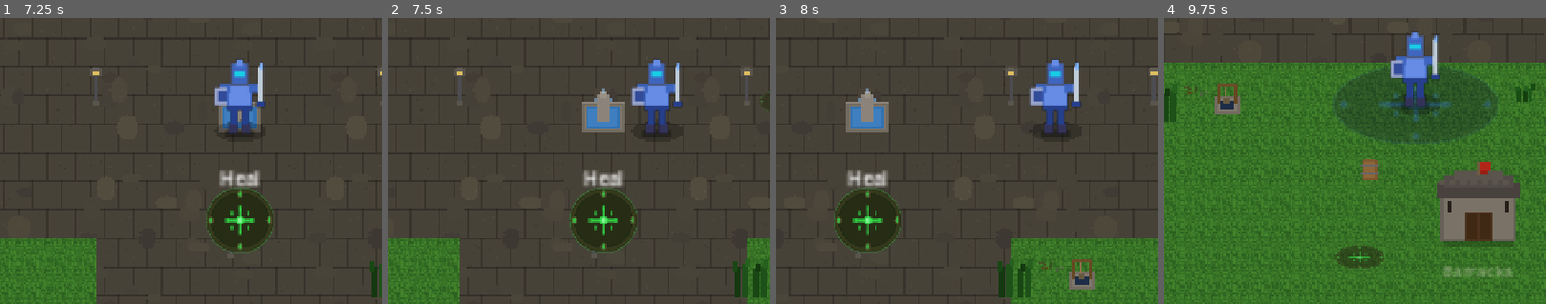
Above: before the commit, frames 1-4 (left to right).
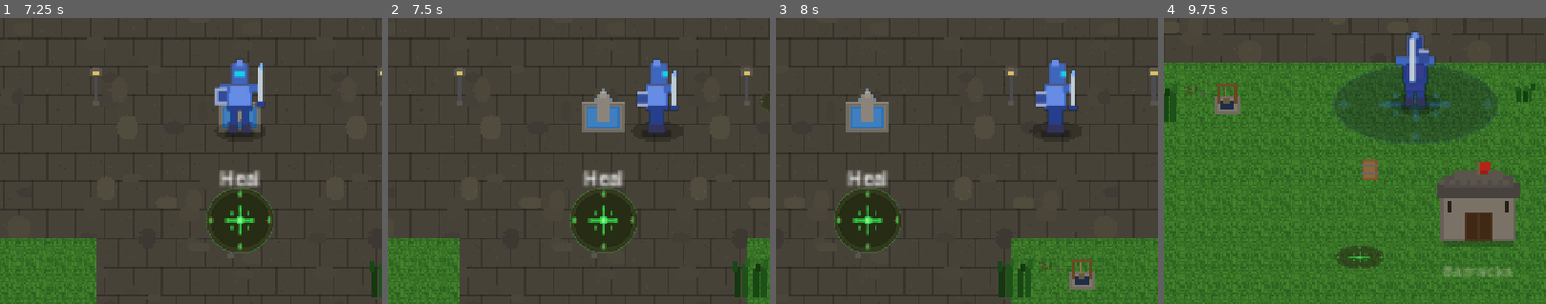
Above: after the commit, the same moments.

Repository: slxny/legends-open-rpg
Game: Godot game, scene res://scenes/main.tscn
Two runs of this game, one before a commit and one after it. Both use one fixed random seed, a clock stepped at 60 frames per second and the inputs below.
Inputs (mouse positions are % of the whole screen's width and height, from its top left):
- Up to frame 1 (7.25 s): click "SELECT" at 0.5 s; click "Q Cleave" at 1.25 s; click "E Shield Wall" at 2 s; click "1 Potion" at 2.75 s; click "2 Potion" at 3.5 s; click "3 Potion" at 4.25 s; click "I Items" at 5 s; click "F5 Save" at 5.75 s; click "F9 Load" at 6.5 s
- Up to frame 2 (7.5 s): move the mouse to (72, 45) at 7.27 s; hold D (move_right) from 7.28 s (still down); hold Q (ability_1) from 7.28 s (still down); click (72, 45) at 7.42 s
- Up to frame 3 (8 s): keep holding D (move_right); keep holding Q (ability_1)
- Up to frame 4 (9.75 s): move the mouse to (30, 55) at 8.02 s; release D (move_right) at 8.03 s; release Q (ability_1) at 8.03 s; hold S (move_down) 8.03-8.78 s; tap E (ability_2) at 8.1 s; click (30, 55) at 8.17 s; move the mouse to (60, 28) at 8.77 s; hold D (move_right) 8.78-9.53 s; tap F (interact) at 8.85 s; click (60, 28) at 8.92 s; move the mouse to (45, 70) at 9.52 s; hold W (move_up) from 9.53 s (still down); tap 1 at 9.6 s; click (45, 70) at 9.67 s
The pictures show only the part of the screen within x 19-69%, y 30-80%; the shares and areas given below are measured in that part.

Frame 1 is identical in both runs. In frame 2, 1.1% of the frame differs, in the area x 63-78%, y 15-40%; in frame 3, 1.1%; in frame 4, 1.3%, in the area x 59-73%, y 6-26%.

Commit message:
Add persistent facing direction and directional idle sprites
Player changes:
- New _facing Vector2 tracks the last direction moved/attacked/aimed
- Attacks and abilities default to _facing instead of simple left/right
- _set_facing() updates sprite texture + flip_h based on direction
- Three sprite variants per hero: dir_down (front), dir_up (back),
  dir_side (profile, flip_h for left vs right)
- Movement, attacks, and abilities all update facing consistently

Sprite generation:
- Added 6 new procedural sprites (3 per hero):
  * blade_knight_dir_down/up/side
  * shadow_ranger_dir_down/up/side
- Back-facing shows cape/quiver, no visor/face
- Side-facing shows profile with weapon held forward
- All use the same color palettes as base sprites

https://claude.ai/code/session_016QwPhLC7L2NQ1oaxRF3NGy

Diff:
--- a/scenes/player/player.gd
+++ b/scenes/player/player.gd
@@ -27,6 +27,11 @@
 # Sprite upgrade milestones: level -> texture key suffix
 const SPRITE_UPGRADE_LEVELS: Array[int] = [5, 10, 15, 20, 25, 30, 35, 40, 45, 50]
 var _current_sprite_tier: int = 0
+
+# Persistent facing direction — updated by movement, attack, and ability input
+var _facing: Vector2 = Vector2.DOWN
+# Directional idle textures: "down", "up", "side" (flip_h handles left vs right)
+var _dir_textures: Dictionary = {}
 
 # Directional attack tracking
 var _attack_dir: Vector2 = Vector2.RIGHT   # Direction used in the last attack
@@ -53,6 +58,15 @@
 	if tex:
 		sprite.texture = tex
 		_idle_texture = tex
+
+	# Cache directional idle textures
+	for dir_key in ["down", "up", "side"]:
+		var dtex = SpriteGenerator.get_texture(hero_class + "_dir_" + dir_key)
+		if dtex:
+			_dir_textures[dir_key] = dtex
+	# Default facing texture is the base sprite (facing down/front)
+	if not _dir_textures.has("down"):
+		_dir_textures["down"] = _idle_texture
 
 	# Cache melee combo swing frames (5 swing types x 3 frames each)
 	for swing_key in ["a", "b", "c", "d", "e"]:
@@ -120,11 +134,9 @@
 	if Input.is_action_pressed("attack"):
 		_try_manual_attack()
 
-	# Flip sprite based on movement direction
-	if velocity.x < -5:
-		sprite.flip_h = true
-	elif velocity.x > 5:
-		sprite.flip_h = false
+	# Update facing direction from movement
+	if velocity.length() > 5 and not _is_attack_animating:
+		_set_facing(velocity.normalized())
 
 const ZOOM_MIN := Vector2(1.5, 1.5)
 const ZOOM_MAX := Vector2(5.0, 5.0)
@@ -184,7 +196,7 @@
 
 	_attack_cooldown = 0.5 / stats.attack_speed  # 50% faster than base
 
-	# Determine attack direction from held movement input
+	# Determine attack direction from held movement input, fall back to last facing
 	var input_raw = Vector2(
 		Input.get_axis("move_left", "move_right"),
 		Input.get_axis("move_up", "move_down")
@@ -193,13 +205,10 @@
 	if input_raw.length() > 0.25:
 		attack_dir = input_raw.normalized()
 	else:
-		attack_dir = Vector2.RIGHT if not sprite.flip_h else Vector2.LEFT
-
-	# Update sprite facing based on attack direction
-	if attack_dir.x < -0.1:
-		sprite.flip_h = true
-	elif attack_dir.x > 0.1:
-		sprite.flip_h = false
+		attack_dir = _facing
+
+	# Update facing to match attack direction
+	_set_facing(attack_dir)
 
 	_enemies_in_range = _enemies_in_range.filter(func(e): return is_instance_valid(e) and not e.get("_is_dead"))
 
@@ -253,15 +262,34 @@
 		return results[0]["collider"]
 	return null
 
+func _set_facing(dir: Vector2) -> void:
+	_facing = dir
+	# Update sprite flip and directional texture
+	if abs(dir.x) > abs(dir.y) * 0.6:
+		# Facing left or right — use side sprite
+		sprite.flip_h = dir.x < 0
+		_idle_texture = _dir_textures.get("side", _dir_textures.get("down"))
+	elif dir.y < -0.3:
+		# Facing up/away
+		sprite.flip_h = false
+		_idle_texture = _dir_textures.get("up", _dir_textures.get("down"))
+	else:
+		# Facing down/toward camera (default)
+		sprite.flip_h = false
+		_idle_texture = _dir_textures.get("down")
+	# Apply the directional idle texture if not mid-attack
+	if not _is_attack_animating and _idle_texture:
+		sprite.texture = _idle_texture
+
 func _get_aim_direction() -> Vector2:
-	# Prefer held arrow/WASD keys, fall back to mouse direction
+	# Prefer held arrow/WASD keys, fall back to last facing direction
 	var input_raw = Vector2(
 		Input.get_axis("move_left", "move_right"),
 		Input.get_axis("move_up", "move_down")
 	)
 	if input_raw.length() > 0.25:
 		return input_raw.normalized()
-	return (_get_world_mouse_pos() - global_position).normalized()
+	return _facing
 
 func _use_ability(ability_key: String) -> void:
 	var ability_data = ability_mgr.use_ability(ability_key, self)
@@ -272,10 +300,7 @@
 	var aim_dir = _get_aim_direction()
 
 	# Face the aim direction
-	if aim_dir.x < -0.1:
-		sprite.flip_h = true
-	elif aim_dir.x > 0.1:
-		sprite.flip_h = false
+	_set_facing(aim_dir)
 
 	# SC:BW trigger delay feel
 	await get_tree().create_timer(0.3).timeout
@@ -807,6 +832,12 @@
 	if tex:
 		sprite.texture = tex
 		_idle_texture = tex
+		_dir_textures["down"] = tex
+	# Also try tier-specific directional sprites
+	for dir_key in ["down", "up", "side"]:
+		var dtex = SpriteGenerator.get_texture("%s_t%d_dir_%s" % [hero_class, tier, dir_key])
+		if dtex:
+			_dir_textures[dir_key] = dtex
 
 func _sync_to_death_counters() -> void:
 	DeathCounterSystem.set_value("level_p%d" % player_id, stats.level)
--- a/scripts/autoloads/sprite_generator.gd
+++ b/scripts/autoloads/sprite_generator.gd
@@ -37,6 +37,10 @@
 	for swing in ["a", "b", "c", "d", "e"]:
 		for frame in [1, 2, 3]:
 			hero_names.append("blade_knight_atk%s%d" % [swing, frame])
+	# Directional idle sprites for each hero
+	for hero in ["blade_knight", "shadow_ranger"]:
+		for dir_key in ["down", "up", "side"]:
+			hero_names.append("%s_dir_%s" % [hero, dir_key])
 	for n in hero_names:
 		_asset_dirs[n] = "heroes"
 	# Enemies
@@ -80,6 +84,10 @@
 		for frame in [1, 2, 3]:
 			_gen_or_load("blade_knight_atk%s%d" % [swing, frame])
 	_gen_or_load("shadow_ranger")
+	# Directional idle sprites for heroes
+	for hero in ["blade_knight", "shadow_ranger"]:
+		for dir_key in ["down", "up", "side"]:
+			_gen_or_load("%s_dir_%s" % [hero, dir_key])
 	# Enemies
 	_gen_or_load("goblin")
 	_gen_or_load("wolf")
@@ -534,6 +542,224 @@
 	textures["shadow_ranger"] = ImageTexture.create_from_image(img)
 
 # ============================================================
+# DIRECTIONAL IDLE SPRITES
+# "down" = facing camera (front), "up" = facing away (back),
+# "side" = profile view (flip_h handles left vs right)
+# ============================================================
+
+# ---- Blade Knight directional sprites ----
+
+func _gen_blade_knight_dir_down() -> void:
+	# Front-facing (same as base sprite — armor details, visor visible)
+	var img = Image.create(32, 48, false, Image.FORMAT_RGBA8)
+	img.fill(Color(0, 0, 0, 0))
+	var c = _bk_colors()
+	_fill_rect(img, 8, 44, 16, 4, c["shadow"])
+	_fill_rect(img, 10, 40, 5, 6, c["boot"])
+	_fill_rect(img, 17, 40, 5, 6, c["boot"])
+	_fill_rect(img, 11, 32, 4, 9, c["armor_dark"])
+	_fill_rect(img, 17, 32, 4, 9, c["armor_dark"])
+	_fill_rect(img, 9, 18, 14, 15, c["armor_mid"])
+	_fill_rect(img, 10, 19, 12, 13, c["armor_light"])
+	_fill_rect(img, 9, 30, 14, 3, c["armor_dark"])
+	_fill_rect(img, 5, 18, 6, 5, c["armor_mid"])
+	_fill_rect(img, 21, 18, 6, 5, c["armor_mid"])
+	_fill_rect(img, 11, 6, 10, 13, c["helm"])
+	_fill_rect(img, 12, 7, 8, 11, c["armor_mid"])
+	_fill_rect(img, 13, 11, 6, 3, c["visor"])
+	_fill_rect(img, 14, 4, 4, 4, c["armor_light"])
+	# Sword at side (resting)
+	_fill_rect(img, 26, 20, 3, 18, c["sword"])
+	_fill_rect(img, 25, 36, 5, 3, c["armor_dark"])
+	# Shield in front
+	_fill_rect(img, 2, 20, 7, 10, c["shield"])
+	_fill_rect(img, 2, 20, 7, 2, c["shield_rim"])
+	_fill_rect(img, 2, 28, 7, 2, c["shield_rim"])
+	_fill_rect(img, 2, 20, 2, 10, c["shield_rim"])
+	textures["blade_knight_dir_down"] = ImageTexture.create_from_image(img)
+
+func _gen_blade_knight_dir_up() -> void:
+	# Back-facing — no visor, cape/back detail visible, sword on back
+	var img = Image.create(32, 48, false, Image.FORMAT_RGBA8)
+	img.fill(Color(0, 0, 0, 0))
+	var c = _bk_colors()
+	_fill_rect(img, 8, 44, 16, 4, c["shadow"])
+	_fill_rect(img, 10, 40, 5, 6, c["boot"])
+	_fill_rect(img, 17, 40, 5, 6, c["boot"])
+	_fill_rect(img, 11, 32, 4, 9, c["armor_dark"])
+	_fill_rect(img, 17, 32, 4, 9, c["armor_dark"])
+	# Torso (back of armor — darker tones)
+	_fill_rect(img, 9, 18, 14, 15, c["armor_dark"])
+	_fill_rect(img, 10, 19, 12, 13, c["armor_mid"])
+	# Cape hanging down the back
+	_fill_rect(img, 10, 22, 12, 16, Color(0.15, 0.2, 0.5))
+	_fill_rect(img, 11, 23, 10, 14, Color(0.2, 0.25, 0.55))
+	_fill_rect(img, 9, 30, 14, 3, c["armor_dark"])
+	# Shoulders
+	_fill_rect(img, 5, 18, 6, 5, c["armor_mid"])
+	_fill_rect(img, 21, 18, 6, 5, c["armor_mid"])
+	# Helm (back — no visor)
+	_fill_rect(img, 11, 6, 10, 13, c["helm"])
+	_fill_rect(img, 12, 7, 8, 11, c["armor_dark"])
+	_fill_rect(img, 14, 4, 4, 4, c["armor_light"])
+	# Sword across back
+	_fill_rect(img, 13, 8, 3, 26, c["sword"])
+	_fill_rect(img, 12, 32, 5, 3, c["armor_dark"])
+	# Shield on back (smaller visible portion)
+	_fill_rect(img, 18, 14, 6, 8, c["shield"])
+	_fill_rect(img, 18, 14, 6, 2, c["shield_rim"])
+	textures["blade_knight_dir_up"] = ImageTexture.create_from_image(img)
+
+func _gen_blade_knight_dir_side() -> void:
+	# Side/profile — facing right (flip_h handles left)
+	var img = Image.create(32, 48, false, Image.FORMAT_RGBA8)
+	img.fill(Color(0, 0, 0, 0))
+	var c = _bk_colors()
+	_fill_rect(img, 8, 44, 16, 4, c["shadow"])
+	# Boots (side view — overlapping)
+	_fill_rect(img, 11, 40, 5, 6, c["boot"])
+	_fill_rect(img, 16, 41, 5, 5, c["boot"])
+	# Legs
+	_fill_rect(img, 12, 32, 4, 9, c["armor_dark"])
+	_fill_rect(img, 16, 33, 4, 8, c["armor_dark"])
+	# Torso
+	_fill_rect(img, 10, 18, 12, 15, c["armor_mid"])
+	_fill_rect(img, 11, 19, 10, 13, c["armor_light"])
+	_fill_rect(img, 10, 30, 12, 3, c["armor_dark"])
+	# One shoulder visible
+	_fill_rect(img, 20, 18, 5, 5, c["armor_mid"])
+	# Helm (profile)
+	_fill_rect(img, 12, 6, 10, 13, c["helm"])
+	_fill_rect(img, 13, 7, 8, 11, c["armor_mid"])
+	# Visor slot (side)
+	_fill_rect(img, 19, 11, 3, 3, c["visor"])
+	_fill_rect(img, 14, 4, 4, 4, c["armor_light"])
+	# Sword held forward
+	_fill_rect(img, 24, 12, 3, 20, c["sword"])
+	_fill_rect(img, 25, 10, 2, 4, c["sword_glow"])
+	_fill_rect(img, 23, 30, 5, 3, c["armor_dark"])
+	# Shield on left arm (behind body)
+	_fill_rect(img, 5, 22, 6, 9, c["shield"])
+	_fill_rect(img, 5, 22, 6, 2, c["shield_rim"])
+	_fill_rect(img, 5, 29, 6, 2, c["shield_rim"])
+	textures["blade_knight_dir_side"] = ImageTexture.create_from_image(img)
+
+# ---- Shadow Ranger directional sprites ----
+
+func _sr_colors() -> Dictionary:
+	return {
+		"cloak_dark": Color(0.12, 0.3, 0.15),
+		"cloak_mid": Color(0.2, 0.45, 0.25),
+		"cloak_light": Color(0.3, 0.6, 0.35),
+		"hood": Color(0.15, 0.35, 0.18),
+		"skin": Color(0.8, 0.65, 0.5),
+		"eyes": Color(0.9, 0.95, 0.4),
+		"bow_wood": Color(0.5, 0.35, 0.2),
+		"bow_string": Color(0.7, 0.7, 0.65),
+		"quiver": Color(0.4, 0.25, 0.15),
+		"boot": Color(0.25, 0.2, 0.12),
+		"shadow": Color(0, 0, 0, 0.3),
+	}
+
+func _gen_shadow_ranger_dir_down() -> void:
+	# Front-facing (same as base — face/eyes visible, bow at side)
+	var img = Image.create(32, 48, false, Image.FORMAT_RGBA8)
+	img.fill(Color(0, 0, 0, 0))
+	var c = _sr_colors()
+	_fill_rect(img, 8, 44, 16, 4, c["shadow"])
+	_fill_rect(img, 10, 40, 5, 6, c["boot"])
+	_fill_rect(img, 17, 40, 5, 6, c["boot"])
+	_fill_rect(img, 11, 33, 4, 8, c["cloak_dark"])
+	_fill_rect(img, 17, 33, 4, 8, c["cloak_dark"])
+	_fill_rect(img, 8, 16, 16, 18, c["cloak_mid"])
+	_fill_rect(img, 9, 17, 14, 16, c["cloak_light"])
+	_fill_rect(img, 6, 22, 3, 16, c["cloak_dark"])
+	_fill_rect(img, 23, 22, 3, 16, c["cloak_dark"])
+	_fill_rect(img, 8, 30, 16, 2, c["quiver"])
+	_fill_rect(img, 10, 6, 12, 11, c["hood"])
+	_fill_rect(img, 11, 7, 10, 9, c["cloak_dark"])
+	_fill_rect(img, 13, 10, 6, 5, c["skin"])
+	_fill_rect(img, 14, 11, 2, 2, c["eyes"])
+	_fill_rect(img, 18, 11, 2, 2, c["eyes"])
+	# Bow at side
+	_fill_rect(img, 2, 10, 2, 28, c["bow_wood"])
+	_fill_rect(img, 1, 8, 2, 3, c["bow_wood"])
+	_fill_rect(img, 1, 37, 2, 3, c["bow_wood"])
+	_fill_rect(img, 4, 10, 1, 28, c["bow_string"])
+	# Quiver on back
+	_fill_rect(img, 24, 14, 4, 14, c["quiver"])
+	_fill_rect(img, 25, 12, 2, 3, c["bow_wood"])
+	textures["shadow_ranger_dir_down"] = ImageTexture.create_from_image(img)
+
+func _gen_shadow_ranger_dir_up() -> void:
+	# Back-facing — hood from behind, quiver prominent, no face
+	var img = Image.create(32, 48, false, Image.FORMAT_RGBA8)
+	img.fill(Color(0, 0, 0, 0))
+	var c = _sr_colors()
+	_fill_rect(img, 8, 44, 16, 4, c["shadow"])
+	_fill_rect(img, 10, 40, 5, 6, c["boot"])
+	_fill_rect(img, 17, 40, 5, 6, c["boot"])
+	_fill_rect(img, 11, 33, 4, 8, c["cloak_dark"])
+	_fill_rect(img, 17, 33, 4, 8, c["cloak_dark"])
+	# Cloak back (darker)
+	_fill_rect(img, 8, 16, 16, 18, c["cloak_dark"])
+	_fill_rect(img, 9, 17, 14, 16, c["cloak_mid"])
+	# Cape trailing down
+	_fill_rect(img, 9, 28, 14, 12, c["cloak_dark"])
+	_fill_rect(img, 10, 29, 12, 10, Color(0.14, 0.32, 0.17))
+	_fill_rect(img, 6, 22, 3, 16, c["cloak_dark"])
+	_fill_rect(img, 23, 22, 3, 16, c["cloak_dark"])
+	_fill_rect(img, 8, 30, 16, 2, c["quiver"])
+	# Hood (back — solid)
+	_fill_rect(img, 10, 6, 12, 11, c["hood"])
+	_fill_rect(img, 11, 7, 10, 9, c["cloak_dark"])
+	# Quiver prominent on back
+	_fill_rect(img, 12, 12, 8, 16, c["quiver"])
+	_fill_rect(img, 13, 10, 2, 3, c["bow_wood"])
+	_fill_rect(img, 17, 10, 2, 3, c["bow_wood"])
+	_fill_rect(img, 15, 9, 2, 3, c["bow_wood"])
+	# Bow slung over shoulder
+	_fill_rect(img, 5, 14, 2, 22, c["bow_wood"])
+	_fill_rect(img, 4, 12, 2, 3, c["bow_wood"])
+	_fill_rect(img, 7, 14, 1, 22, c["bow_string"])
+	textures["shadow_ranger_dir_up"] = ImageTexture.create_from_image(img)
+
+func _gen_shadow_ranger_dir_side() -> void:
+	# Side/profile — facing right (flip_h for left)
+	var img = Image.create(32, 48, false, Image.FORMAT_RGBA8)
+	img.fill(Color(0, 0, 0, 0))
+	var c = _sr_colors()
+	_fill_rect(img, 8, 44, 16, 4, c["shadow"])
+	# Boots (side)
+	_fill_rect(img, 11, 40, 5, 6, c["boot"])
+	_fill_rect(img, 16, 41, 5, 5, c["boot"])
+	# Legs
+	_fill_rect(img, 12, 33, 4, 8, c["cloak_dark"])
+	_fill_rect(img, 16, 34, 4, 7, c["cloak_dark"])
+	# Cloak body
+	_fill_rect(img, 9, 16, 14, 18, c["cloak_mid"])
+	_fill_rect(img, 10, 17, 12, 16, c["cloak_light"])
+	# Cape flowing behind
+	_fill_rect(img, 4, 22, 6, 16, c["cloak_dark"])
+	_fill_rect(img, 5, 23, 4, 14, Color(0.14, 0.32, 0.17))
+	_fill_rect(img, 9, 30, 14, 2, c["quiver"])
+	# Hood (profile)
+	_fill_rect(img, 11, 6, 11, 11, c["hood"])
+	_fill_rect(img, 12, 7, 9, 9, c["cloak_dark"])
+	# Face peeking out
+	_fill_rect(img, 19, 10, 4, 5, c["skin"])
+	_fill_rect(img, 20, 11, 2, 2, c["eyes"])
+	# Bow held forward
+	_fill_rect(img, 24, 12, 2, 24, c["bow_wood"])
+	_fill_rect(img, 23, 10, 2, 3, c["bow_wood"])
+	_fill_rect(img, 23, 35, 2, 3, c["bow_wood"])
+	_fill_rect(img, 26, 12, 1, 24, c["bow_string"])
+	# Quiver on back
+	_fill_rect(img, 6, 14, 4, 12, c["quiver"])
+	_fill_rect(img, 7, 12, 2, 3, c["bow_wood"])
+	textures["shadow_ranger_dir_side"] = ImageTexture.create_from_image(img)
+
+# ============================================================
 # ENEMY SPRITES
 # ============================================================
 
